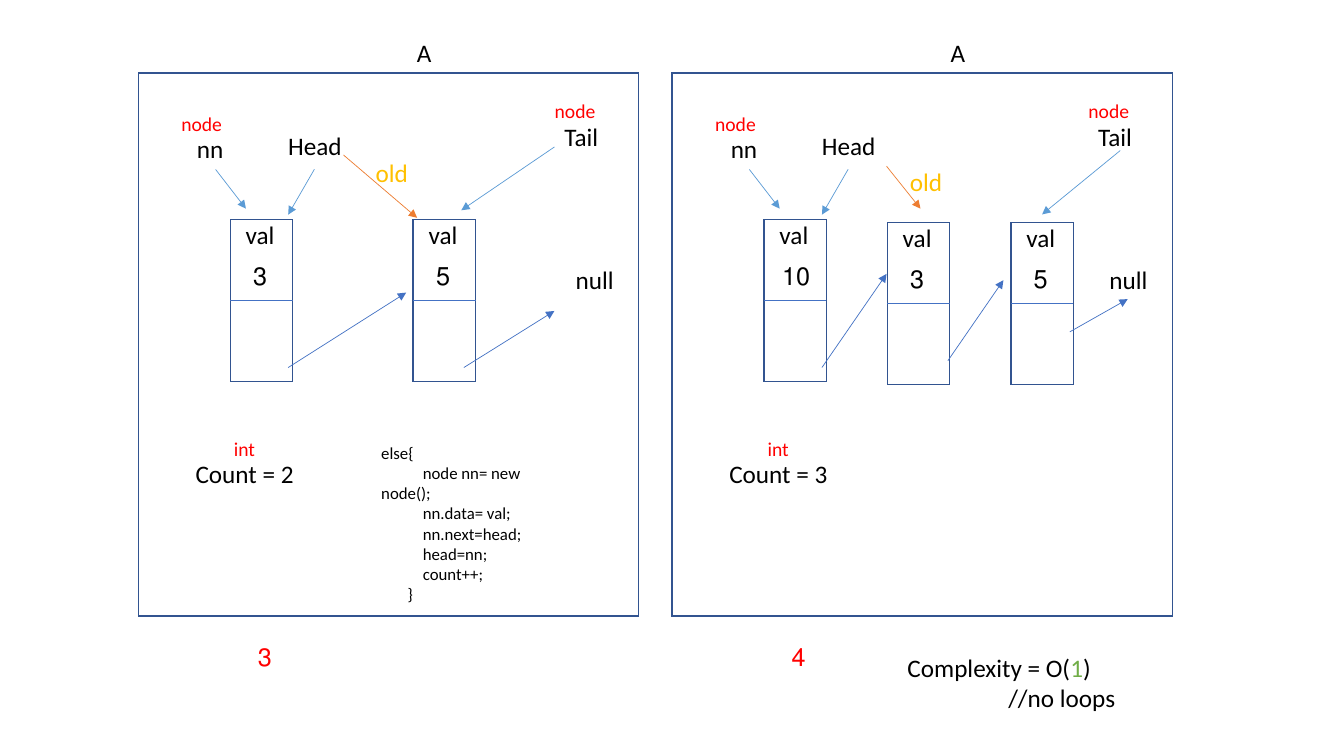
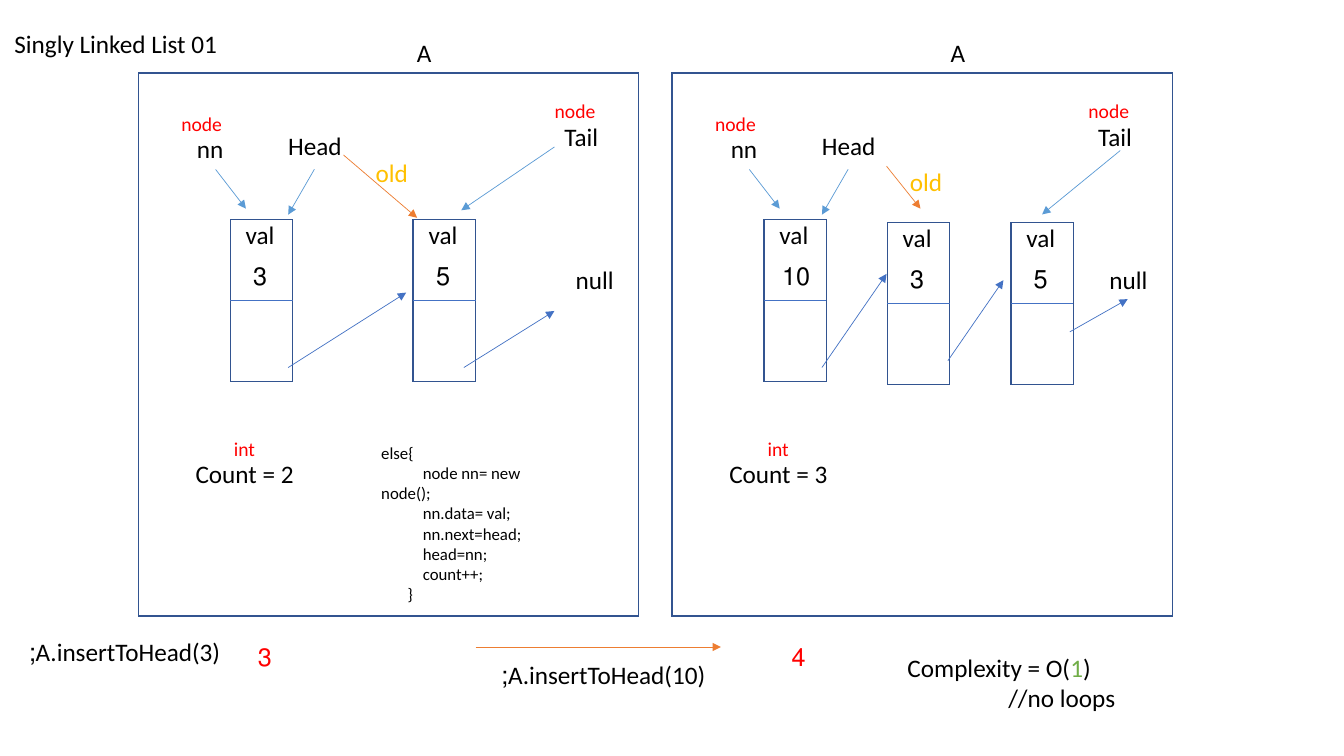
Before and after one commit to abdallahTalafha/Java-DataStructure, a slide deck: slide 11 of DATA STRUCTURE POWERPOINT.pptx. Drawn at 1344x756 pixels with LibreOffice and Linux fonts; fonts in the diff are those of the drawing. Boxes give left, top, right and bottom in pixels: in the first picture for what was removed or moved away, otherwise in the second. Text is boxed around its words. In the diff, an @@ line names an element or a change of style, - is before the commit and + after.

Commit message:
PPT updated + LinkedList.completed + Extra functions(Commented)

```diff
--- a/DATA STRUCTURE POWERPOINT.pptx
+++ b/DATA STRUCTURE POWERPOINT.pptx
@@ text added at box(14, 35, 217, 58), 18 pt, text #000000 @@
+Singly Linked List 01
@@ text added at box(36, 642, 220, 665), 18 pt, text #000000 @@
+A.insertToHead(3);
@@ arrow added from (476, 647) to (721, 647), #ED7D31 0.5 pt @@
@@ text added at box(508, 665, 705, 688), 18 pt, text #000000 @@
+A.insertToHead(10);
```
Also in this commit, not shown: 2 other slides changed, 4 slides added, 6 other files.
